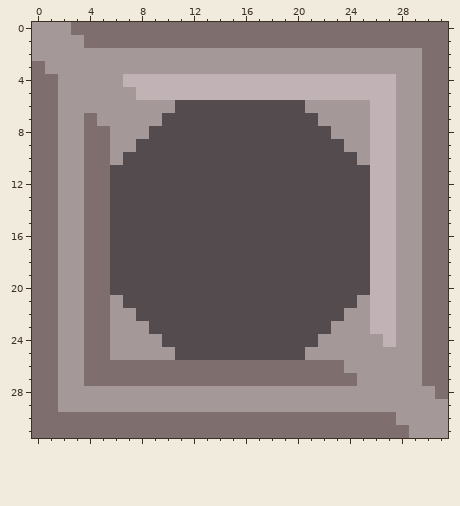
Pixel-art sprite: sprites/blocks/Drills/Thumper.png. The picture above is the old version.
The file is 32x32 pixels.
And afterwards:
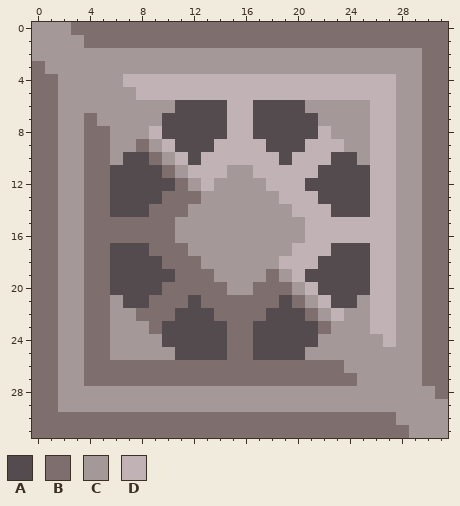
Palette (. is transparent): A #534b4d  B #7f6e6e  C #a49899  D #c1b2b5
From old to new:
Colour B replaces colour A in row 9 at x 8; in row 10 at x 9; in row 11 at x 10; in row 12 at x 11; in row 13 at x 10 to 12; in row 14 at x 9 to 11.
Colour B replaces colour A in rows 15 to 16 at x 6 to 10; in row 17 at x 9 to 11; in row 18 at x 10 to 12; in row 19 at x 11 to 13 and 18; in row 20 at x 10 to 14 and 17 to 19; in row 21 at x 9 to 11, 13 to 18 and 20.
Colour B replaces colour A in row 22 at x 8 to 10, 14 to 17 and 21; in row 23 at x 9, 15 to 16 and 22; in rows 24 to 25 at x 15 to 16.
Colour C replaces colour A in row 9 at x 9; in row 10 at x 10; in row 11 at x 11 and 15 to 16; in row 12 at x 12 and 14 to 17; in row 13 at x 13 to 18; in row 14 at x 12 to 19.
Colour C replaces colour A in rows 15 to 16 at x 11 to 20; in row 17 at x 12 to 19; in row 18 at x 13 to 18; in row 19 at x 14 to 17 and 19; in row 20 at x 15 to 16 and 20; in row 21 at x 21.
Colour C replaces colour A in row 22 at x 22.
Colour D replaces colour A in rows 6 to 7 at x 15 to 16; in row 8 at x 9, 15 to 16 and 22; in row 9 at x 10, 14 to 17 and 21 to 23; in row 10 at x 11, 13 to 18 and 20 to 22; in row 11 at x 12 to 14 and 17 to 21; in row 12 at x 13 and 18 to 20.
Colour D replaces colour A in row 13 at x 19 to 21; in row 14 at x 20 to 22; in rows 15 to 16 at x 21 to 25; in row 17 at x 20 to 22; in row 18 at x 19 to 21; in row 19 at x 20.
Colour D replaces colour A in row 20 at x 21; in row 21 at x 22; in row 22 at x 23.
